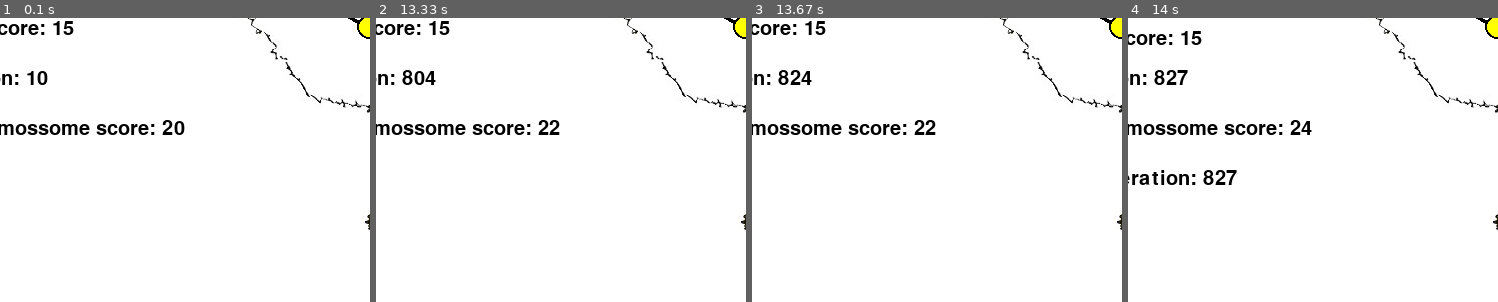
Above: before the commit, frames 1-4 (left to right).
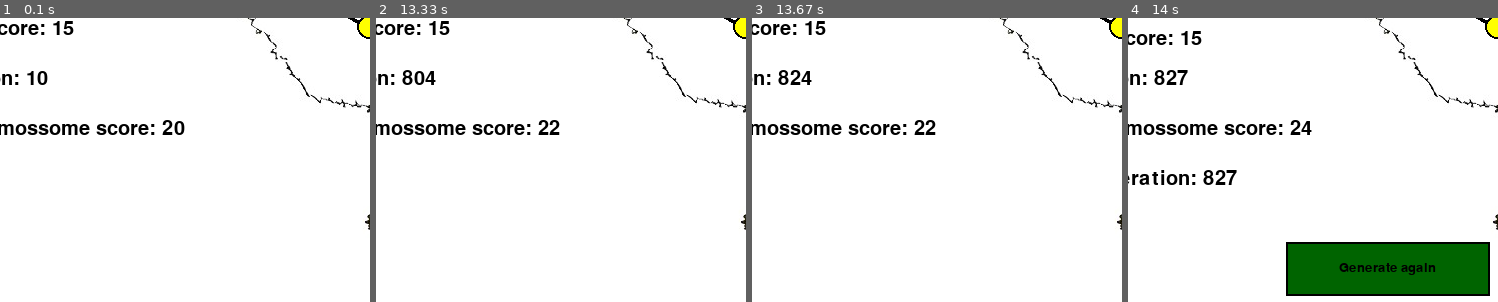
Above: after the commit, the same moments.

Repository: PatrickStyle66/Map_Coloring_Problem_With_Genetic_Algorithm
Game: pygame game, started from main.py
Same seed, same stepped clock (60 frames per second), same inputs: the game is played once before the commit and once after it.
Inputs:
- Up to frame 1 (0.1 s): no input
- Up to frame 2 (13.33 s): no input
- Up to frame 3 (13.67 s): no input
- Up to frame 4 (14 s): no input
The pictures show only the part of the screen within x 17-67%, y 50-100%; the shares and areas given below are measured in that part.

Frames 1-3 are identical in both runs. In frame 4, 10% of the frame differs, in the area x 42-98%, y 78-98%.

Commit message:
feat(Regen):added "Generate again" option

Diff:
--- a/main.py
+++ b/main.py
@@ -1,5 +1,5 @@
-import  pygame
 from  GAfunctions import *
+from PygameClasses import *
 W, H = 818, 622
 
 win = pygame.display.set_mode((W, H))
@@ -16,12 +16,25 @@
 population = InitialPop[:]
 score = 0
 iter = 1
+regen = button((0, 100, 0), 309, 550, 200, 50, std_button('Generate again',0))
+show_button = False
 while run:
     win.blit(bg,(0,0))
     for event in pygame.event.get():
+        pos = pygame.mouse.get_pos()
         if event.type == pygame.QUIT:
             run = False
             pygame.quit()
+        if regen.isOver(pos) and show_button:
+            regen.color = (0,255,0)
+            if event.type == pygame.MOUSEBUTTONDOWN:
+                InitialPop = generatePop()
+                InitialPop.sort(key=lambda x: x[0], reverse=True)
+                population = InitialPop[:]
+                score = 0
+                iter = 1
+        else:
+            regen.color = (0, 100, 0)
     for i in range(1, 25):
         for j in ScMap[str(i)]:
             pygame.draw.line(win,[0,0,0],ScPositions[(str(i))],ScPositions[(str(j))],width=4)
@@ -52,13 +65,17 @@
         win.blit(generation, (50, 375))
         win.blit(genscore, (50, 425))
         iter = iter + 1
+        show_button = False
     else:
         startscore = font.render(f'Starting score: {startingscore}', 1, (0, 0, 0))
         generation = font.render(f'Generation: {iter}', 1, (0, 0, 0))
         genscore = font.render(f'Best Chromossome score: {score}', 1, (0, 0, 0))
         bestgen = font.render(f'Best Generation: {iter}', 1, (0, 0, 0))
+        show_button = True
+        regen.draw(win, (0, 0, 0))
         win.blit(startscore,(50,335))
         win.blit(generation, (50, 375))
         win.blit(genscore, (50, 425))
         win.blit(bestgen,(50,475))
+
     pygame.display.update()
